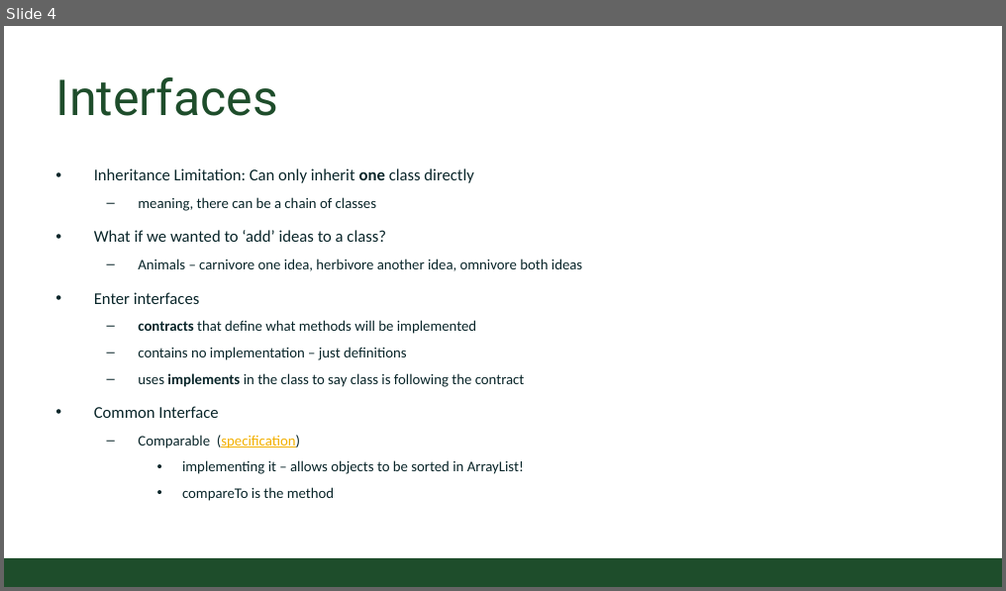
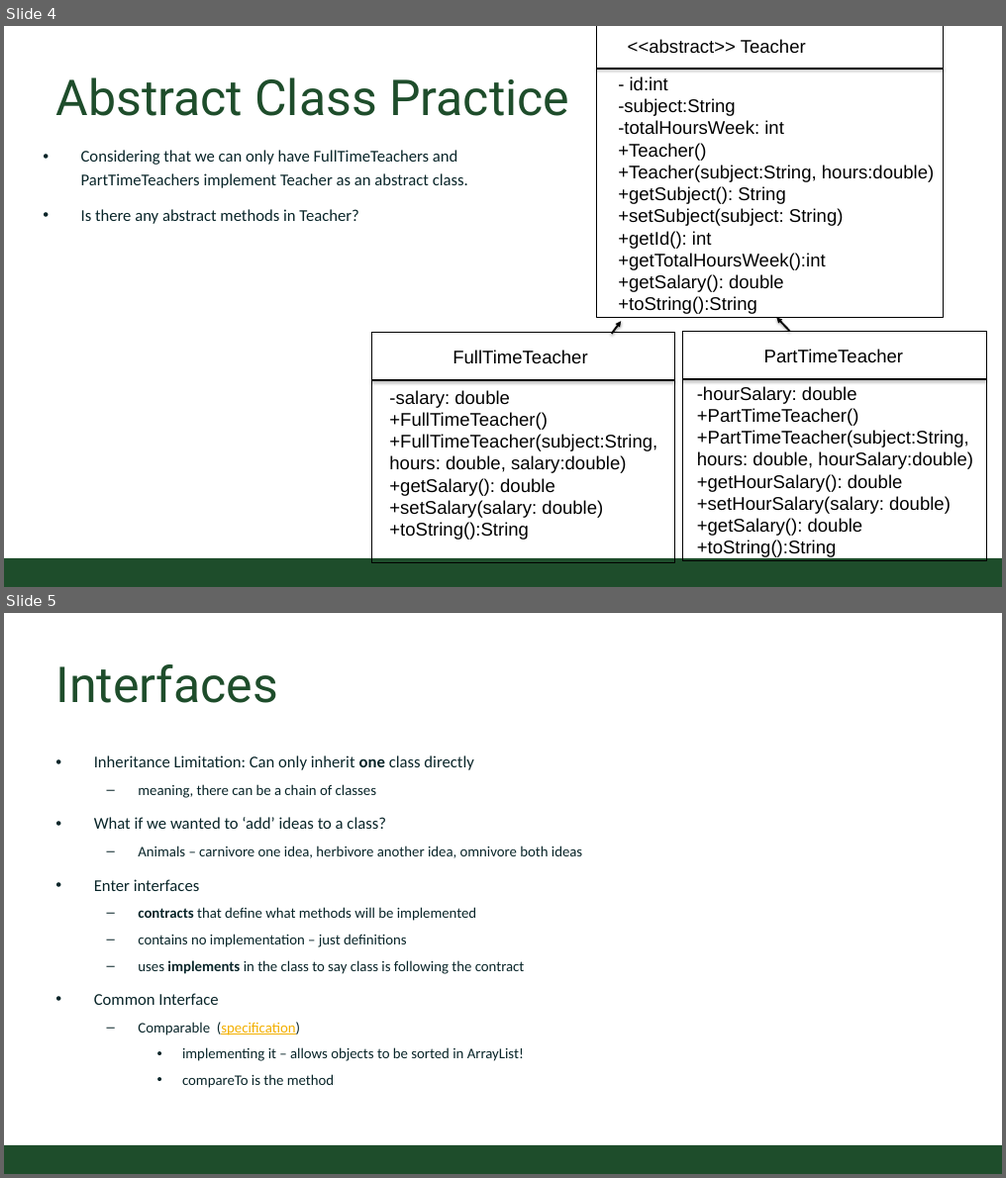
Before and after one commit to CSU-CompSci-CS163-4/Handouts, a slide deck: slides/On-Campus/13_01_AbstractClasses.pptx. Shown one above the other, each under a label of ours: slide 4 before the commit, slides 4 and 5 after it. The pictures are 1006x591 and 1006x1178 pixels, drawn with LibreOffice and Linux fonts; fonts in the diff are those of the drawing; background and template pictures are left out. Boxes give left, top, right and bottom in pixels: in the first picture for what was removed or moved away, otherwise in the second. Text is boxed around its words. In the diff, an @@ line names an element or a change of style, - is before the commit and + after.

Commit message:
Updated AbstracClasses
Include practical for abstract class and interface.

```diff
--- a/slides/On-Campus/13_01_AbstractClasses.pptx
+++ b/slides/On-Campus/13_01_AbstractClasses.pptx
@@ slide 4 added at (x1=4, y1=26, x2=1002, y2=587), background #FFFFFF; not listed: 1 template element that a slide beside it also shows @@
@@ rectangle added at (x1=596, y1=26, x2=944, y2=317), outline #000000 0.75 pt @@
@@ text added at (x1=628, y1=39, x2=806, y2=54), 20 pt, text #000000 @@
+<<abstract>> Teacher
@@ title added at (x1=55, y1=77, x2=569, y2=116), 54 pt, text #1E4D2B @@
+Abstract Class Practice
@@ line added from (596, 69) to (944, 69), #000000 2 pt @@
@@ text added at (x1=618, y1=76, x2=934, y2=314), 20 pt, text #000000 @@
+- id:int
+-subject:String
+-totalHoursWeek: int
++Teacher()
++Teacher(subject:String, hours:double)
++getSubject(): String
++setSubject(subject: String)
++getId(): int
++getTotalHoursWeek():int
++getSalary(): double
++toString():String
@@ text added at (x1=81, y1=150, x2=468, y2=224), 18 pt, text #092529 @@
+• Considering that we can only have FullTimeTeachers and PartTimeTeachers implement Teacher as an abstract class.
+• Is there any abstract methods in Teacher?
@@ arrow added from (612, 334) to (621, 321), #000000 2 pt @@
@@ arrow added from (790, 331) to (777, 317), #000000 2 pt @@
@@ rectangle added at (x1=371, y1=333, x2=674, y2=563), outline #000000 0.75 pt @@
@@ text added at (x1=452, y1=350, x2=587, y2=365), 20 pt, text #000000 @@
+FullTimeTeacher
@@ rectangle added at (x1=683, y1=331, x2=986, y2=562), outline #000000 0.75 pt @@
@@ text added at (x1=764, y1=349, x2=904, y2=364), 20 pt, text #000000 @@
+PartTimeTeacher
@@ line added from (371, 380) to (675, 380), #000000 2 pt @@
@@ line added from (683, 379) to (986, 379), #000000 2 pt @@
@@ text added at (x1=389, y1=390, x2=657, y2=540), 20 pt, text #000000 @@
+-salary: double
++FullTimeTeacher()
++FullTimeTeacher(subject:String, hours: double, salary:double)
++getSalary(): double
++setSalary(salary: double)
++toString():String
@@ text added at (x1=697, y1=386, x2=973, y2=558), 20 pt, text #000000 @@
+-hourSalary: double
++PartTimeTeacher()
++PartTimeTeacher(subject:String, hours: double, hourSalary:double)
++getHourSalary(): double
++setHourSalary(salary: double)
++getSalary(): double
++toString():String
@@ what was slide 4 is now slide 5 @@
```
Also in this commit, not shown: 1 other slide added.
